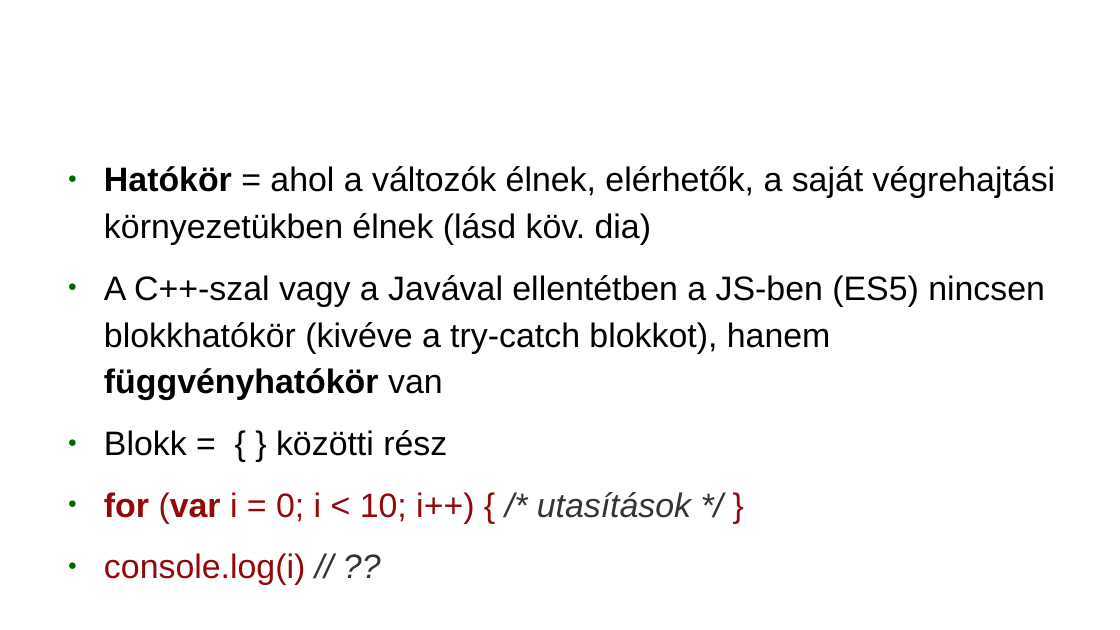
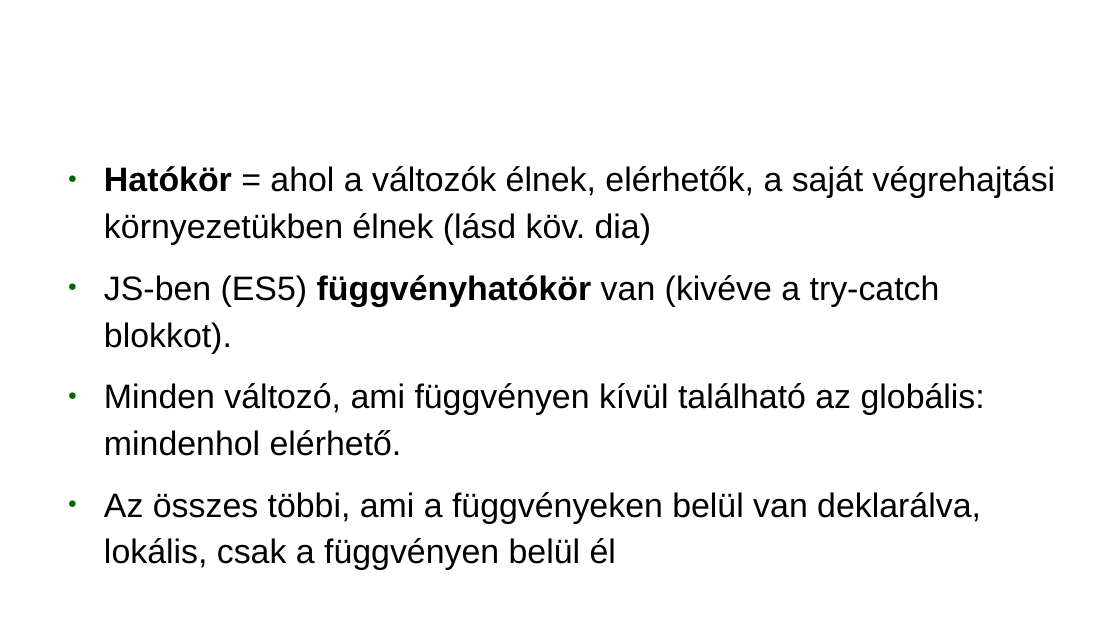
Before and after one commit to webandras/google_earth_engine_kutatas, a slide deck: slide 21 of google_earth_engine_gulacsi_andras_2018.odp (slide 15 before the commit). Drawn at 1120x630 pixels with LibreOffice and Linux fonts; fonts in the diff are those of the drawing; background and template pictures are left out. Boxes give left, top, right and bottom in pixels: in the first picture for what was removed or moved away, otherwise in the second. Text is boxed around its words. In the diff, an @@ line names an element or a change of style, - is before the commit and + after.

```diff
--- a/google_earth_engine_gulacsi_andras_2018.odp
+++ b/google_earth_engine_gulacsi_andras_2018.odp
@@ text at <box>104,275,985,570</box>: text changed @@
-● A C++-szal vagy a Javával ellentétben a JS-ben (ES5) nincsen blokkhatókör (kivéve a try-catch blokkot), hanem függvényhatókör van
-● Blokk = { } közötti rész
-● for (var i = 0; i < 10; i++) { /* utasítások */ }
-● console.log(i) // ??
+● JS-ben (ES5) függvényhatókör van (kivéve a try-catch blokkot).
+● Minden változó, ami függvényen kívül található az globális: mindenhol elérhető.
+● Az összes többi, ami a függvényeken belül van deklarálva, lokális, csak a függvényen belül él
```
Also in this commit, not shown: 29 other slides changed, 24 slides added, 3 slides removed, 16 other files.
